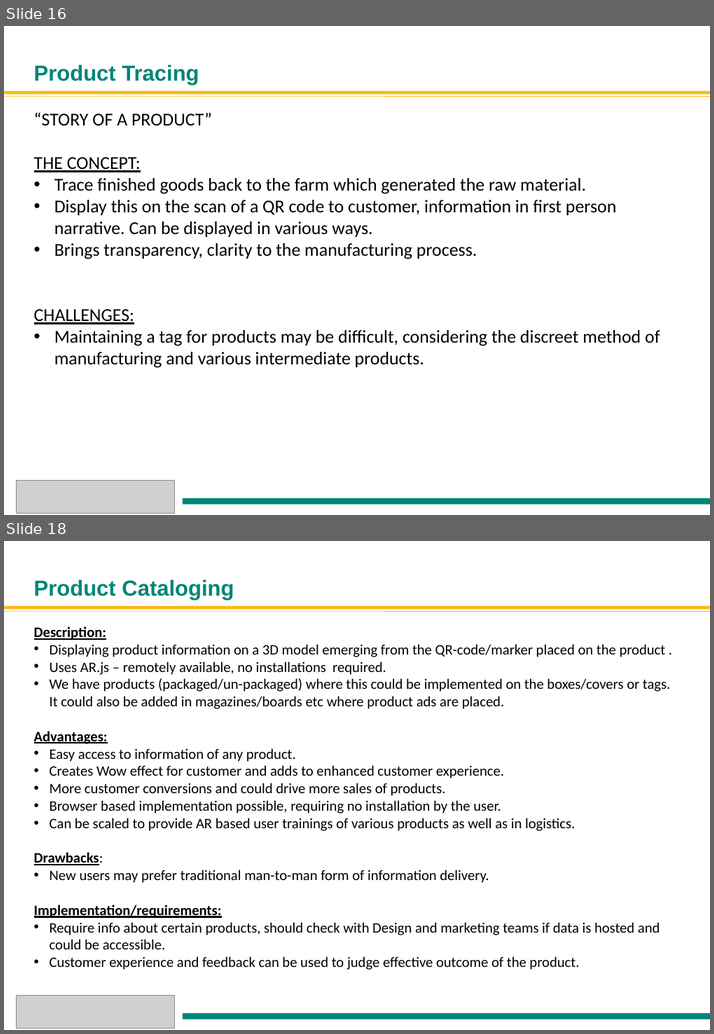
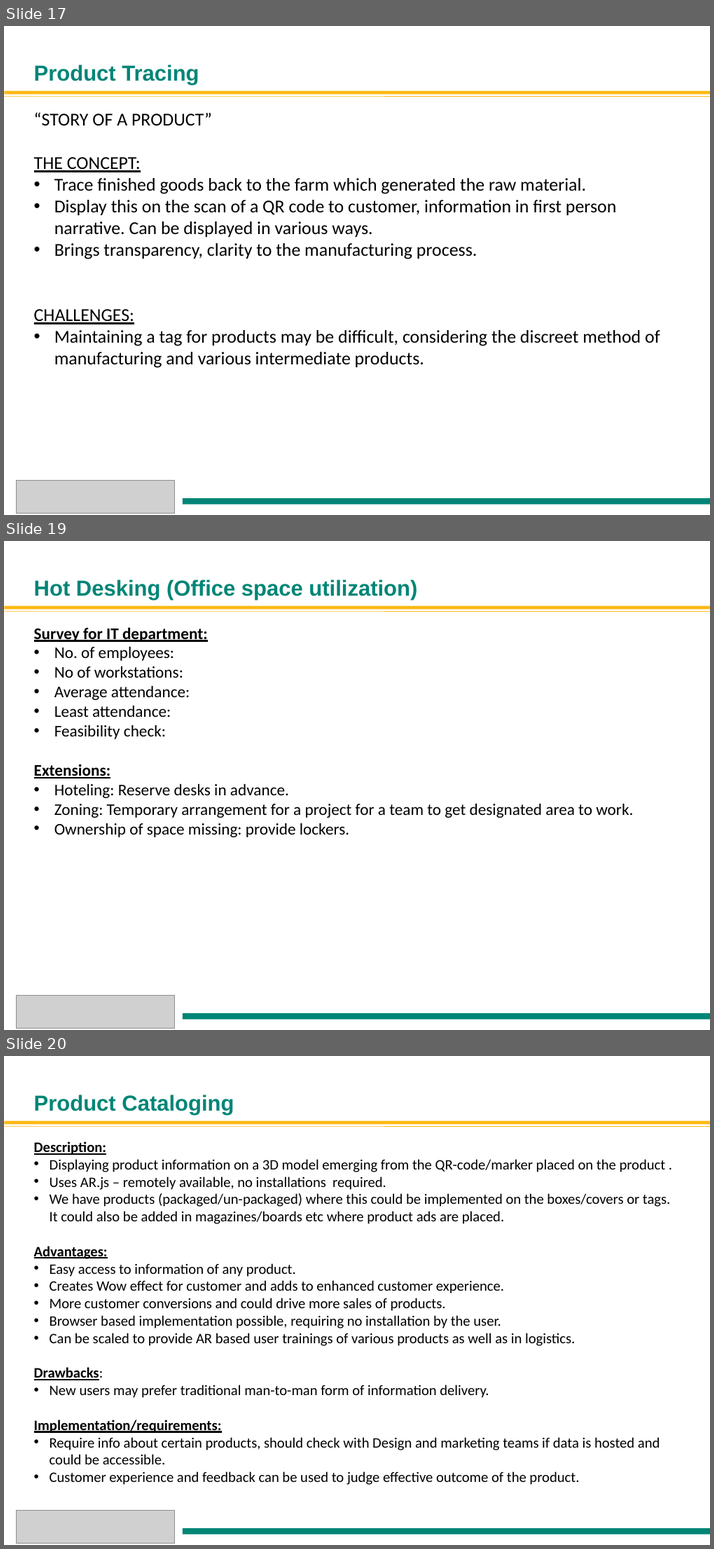
Before and after one commit to Anuragkedia/Anuragkedia.github.io, a slide deck: Smart office2.ppt. Shown one above the other, each under a label of ours: slides 16 and 18 before the commit, slides 17, 19 and 20 after it; the slides between them are not shown. The pictures are 714x1034 and 714x1549 pixels, drawn with LibreOffice and Linux fonts; fonts in the diff are those of the drawing; grey boxes stand for pictures; background and template pictures are left out. Boxes give left, top, right and bottom in pixels: in the first picture for what was removed or moved away, otherwise in the second. Text is boxed around its words. In the diff, an @@ line names an element or a change of style, - is before the commit and + after.

```diff
--- a/Smart office2.ppt
+++ b/Smart office2.ppt
@@ slide 19 added at <box>4,541,710,1030</box>, background #FFFFFF @@
@@ title added at <box>34,579,417,600</box>, 24 pt, text #008576, bold @@
+Hot Desking (Office space utilization)
@@ rectangle added at <box>4,606,709,610</box>, fill #FDB913 @@
@@ line added from (4, 611) to (709, 611), #FDB913 0.51 pt @@
@@ text added at <box>34,627,633,837</box>, 18 pt, text #000000 @@
+Survey for IT department:
+• No. of employees:
+• No of workstations:
+• Average attendance:
+• Least attendance:
+• Feasibility check:
+Extensions:
+• Hoteling: Reserve desks in advance.
+• Zoning: Temporary arrangement for a project for a team to get designated area to work.
+• Ownership of space missing: provide lockers.
@@ picture added at <box>17,995,176,1028</box> @@
@@ rectangle added at <box>182,1012,709,1018</box>, fill #008576 @@
@@ what was slide 16 is now slide 17 @@
@@ what was slide 18 is now slide 20 @@
```
Also in this commit, not shown: 7 slides changed, 8 other slides added, 6 slides removed.
